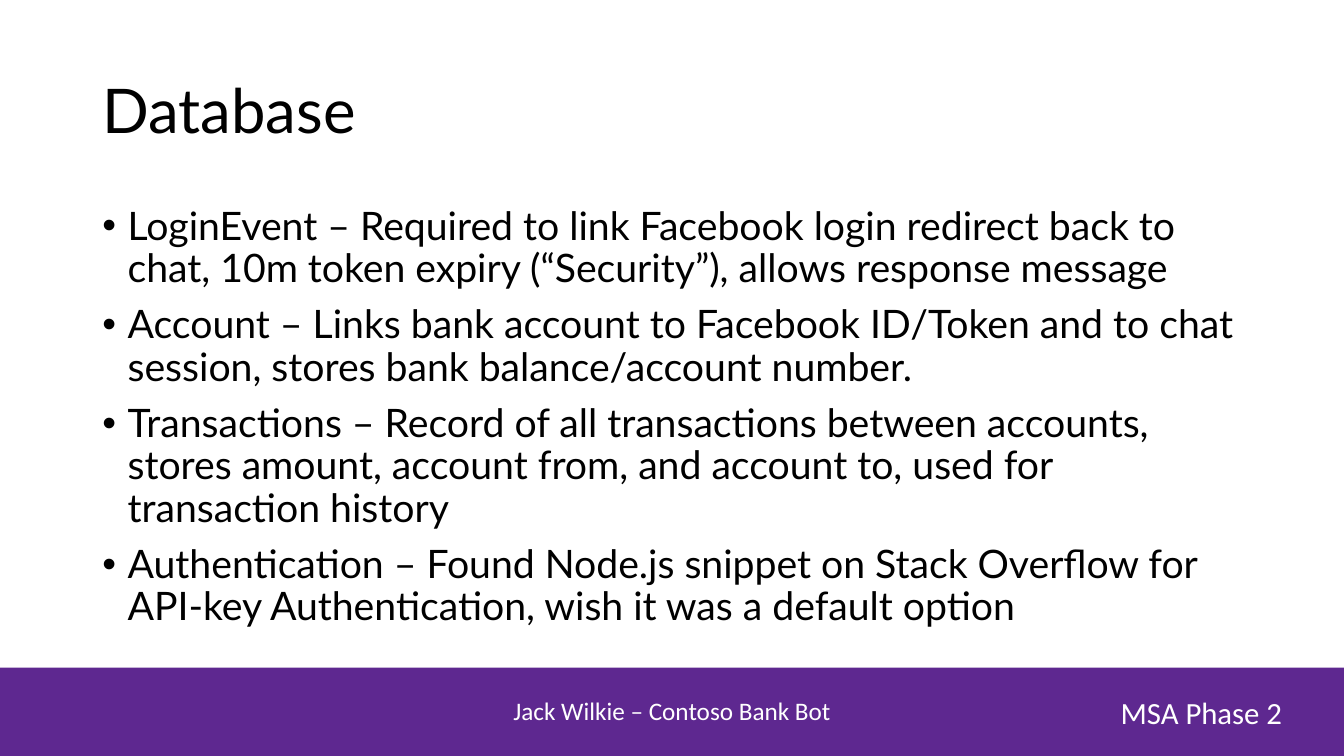
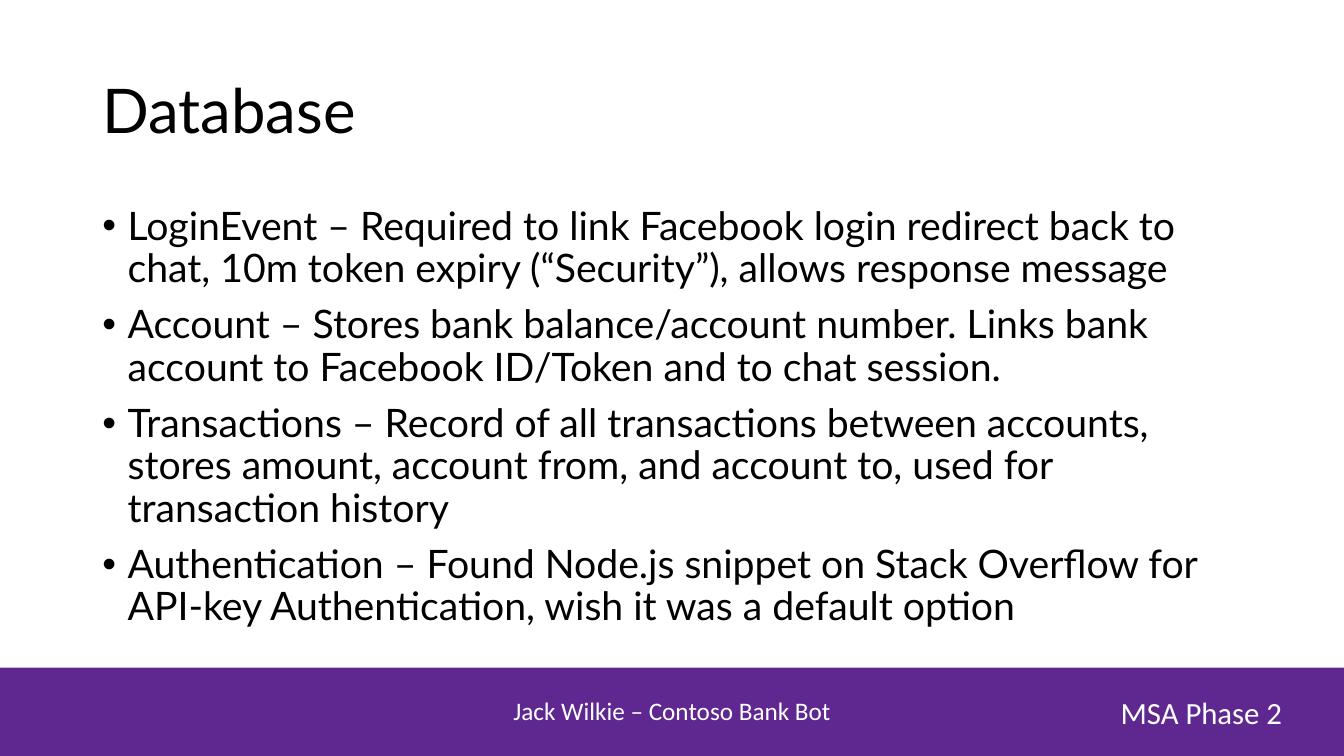
Before and after one commit to jack1197/contoso, a slide deck: slide 4 of MSA Presentation.pptx. Drawn at 1344x756 pixels with LibreOffice and Linux fonts; fonts in the diff are those of the drawing; background and template pictures are left out. Boxes give left, top, right and bottom in pixels: in the first picture for what was removed or moved away, otherwise in the second. Text is boxed around its words. In the diff, an @@ line names an element or a change of style, - is before the commit and + after.

```diff
--- a/MSA Presentation.pptx
+++ b/MSA Presentation.pptx
@@ text at (128, 309, 1148, 383): text changed @@
-• Account – Links bank account to Facebook ID/Token and to chat session, stores bank balance/account number.
+• Account – Stores bank balance/account number. Links bank account to Facebook ID/Token and to chat session.
```
Also in this commit, not shown: 4 other slides changed, 1 slide added.
